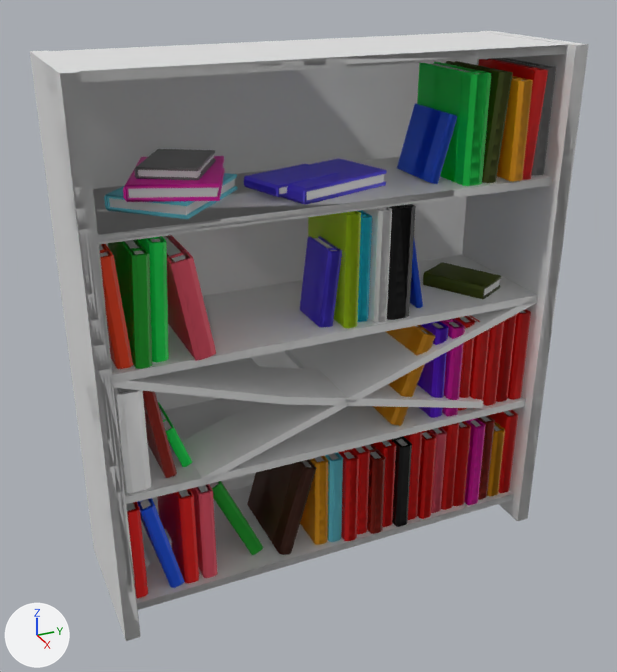
What one commit did to the FBX model Assets/Models/bookshelf/Bookshelf.fbx.
Both versions are drawn from a 50 mm lens placed at (9.49, -2.89, 7.95), pointed at (-0.02, 1.39, 3.19). The lights are fixed; the arrows at lower left show +X, +Y and +Z. Where no turn or scale is listed for an object, it has been applied to the vertices. Vertices at the same position are counted once.

Objects in the first picture: '1', '2', '3', '4', 'Ramp1', 'Ramp2', 'books10', 'books4', 'holes 1', 'holes 2', 'no holes', 'whole'.
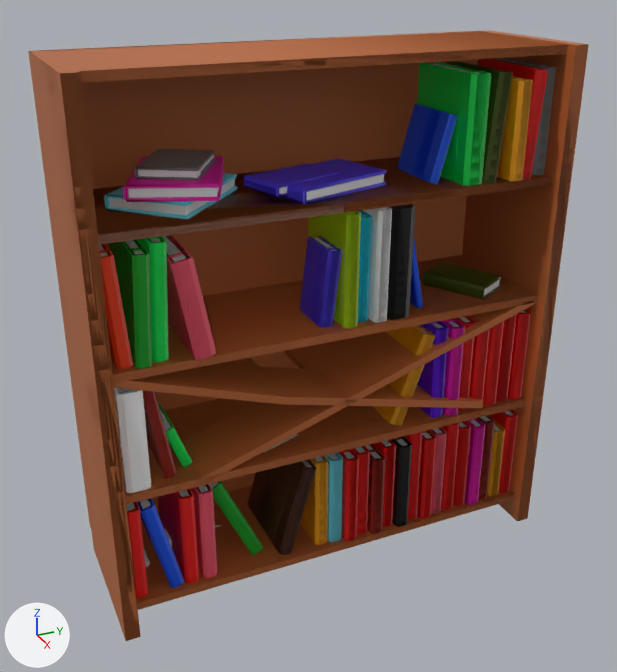
What differs and where, as boxes [x1, y1, x2, y2] in the pictures (617 x 672 px):
'holes 1', reshaped: before [80, 38, 575, 625]; after [28, 31, 575, 625]
'Ramp2', recoloured: [182, 296, 538, 484] in both
'Ramp1', recoloured: [113, 357, 483, 408] in both
part 1 of me_cube_010, built on: before [83, 60, 475, 283]; after [42, 31, 477, 527]
part 2 of me_cube_010, recoloured: [60, 45, 588, 615] in both
part 3 of me_cube_002, built on: before [84, 107, 296, 508]; after [49, 37, 477, 509]
part 4 of me_cube_002, recoloured: [45, 31, 571, 641] in both
part 5 of me_cube_001, built on: before [82, 59, 477, 509]; after [54, 31, 479, 113]
part 6 of me_cube_001, recoloured: [30, 31, 589, 640] in both
part 7 of me_cube_009, built on: before [82, 59, 477, 284]; after [28, 31, 480, 526]
part 8 of me_cube_009, recoloured: [82, 38, 575, 625] in both

The change, as a list of edits to the scene's bpy script:
```text
Add mat_material_209:
    mat_material_209 = principled_material('Material.209')
    mat_material_209.base_color = (0.467, 0.128, 0.0323)  # orange #b66432
Add mat_material_041:
    mat_material_041 = principled_material('Material.041')
    mat_material_041.base_color = (0.467, 0.128, 0.0323)  # orange #b66432
Add mat_material_042:
    mat_material_042 = principled_material('Material.042')
    mat_material_042.base_color = (0.467, 0.128, 0.0323)  # orange #b66432
Add mat_material_230:
    mat_material_230 = principled_material('Material.230')
    mat_material_230.base_color = (0.467, 0.128, 0.0323)  # orange #b66432
Change me_cube_009:
    remove me_cube_009.from_pydata(...)  # 98 vertices, 91 faces; spans x -0.91..1.09, y -3.08..3.15, z -3.35..3.58
    add me_cube_009.from_pydata(...)  # 105 vertices, 99 faces; spans x -1.04..1.09, y -3.08..3.15, z -3.35..3.58
    me_cube_009 part 7
    2 vertices are removed from x -0.91, y -3.03..2.97, z -3.04
    10 faces are deleted
    2 vertices move from x -0.91, y 2.97, z 3.47..3.58 to x -0.91, y 3.14, z 3.47..3.58
    4 vertices are added at (-0.91, -3.08, -2.97), (-0.91, 3.14, -2.97), (-1.04, -3.08, -2.97), (-1.04, 3.14, -2.97)
    5 new vertices lie (-0.13, 0.0, 0.0) away from vertices in x -0.91, y -3.08..2.97, z 3.47..3.58
    18 new faces join them
    me_cube_009 part 8: 89 faces spanning x -0.91..1.09, y -3.08..3.15, z -3.35..3.58 switch from mat_material_208 (white #e7e7e7) to mat_material_209 (orange #b66432)
Change me_cube_007:
    where me_cube_007.from_pydata(...)  # 16 vertices, 14 faces; spans x -1.16..0.69, y -1.54..3.35, z -2.32..-0.6
    remove me_cube_007.materials.append(mat_material_166)  # white #e7e7e7
    add me_cube_007.materials.append(mat_material_167)  # orange #b66432
Change me_cube_008:
    where me_cube_008.from_pydata(...)  # 16 vertices, 14 faces; spans x -1.16..0.69, y -2.65..2.59, z -2.19..-0.6
    remove me_cube_008.materials.append(mat_material_187)  # white #e7e7e7
    add me_cube_008.materials.append(mat_material_188)  # orange #b66432
Change me_cube_001:
    remove me_cube_001.from_pydata(...)  # 2006 vertices, 2096 faces; spans x -1.04..0.96, y -4.91..1.33, z -5.97..0.97
    add me_cube_001.from_pydata(...)  # 2012 vertices, 2103 faces; spans x -1.09..0.96, y -4.91..1.33, z -5.97..0.97
    me_cube_001 part 5: 2 vertices removed from x -1.04, y -4.85..1.15, z -5.65; 8 vertices added at x -1.09..-1.04, y -4.85..1.15, z -5.66..0.96
    me_cube_001 part 6: 41 faces spanning x -1.04..0.96, y -4.91..1.33, z -5.97..0.97 switch from mat_material_040 (white #e7e7e7) to mat_material_041 (orange #b66432)
Change me_cube_010:
    remove me_cube_010.from_pydata(...)  # 98 vertices, 91 faces; spans x -0.91..1.09, y -3.08..3.15, z -3.35..3.58
    add me_cube_010.from_pydata(...)  # 105 vertices, 99 faces; spans x -1.01..1.09, y -3.08..3.15, z -3.35..3.58
    me_cube_010 part 1
    3 vertices are removed from x -0.91, y -3.03..2.97, z -3.04..3.58
    13 faces are deleted
    2 vertices move from x -0.91, y -3.08..-3.03, z 3.47..3.58 to x -0.91, y -3.08, z 3.47..3.58
    5 vertices are added at (-0.91, -3.08, -3.02), (-0.91, 3.14, -3.02), (-1.01, -3.08, -3.02), (-1.01, 3.14, -3.02), (-0.91, -3.08, 3.58)
    5 new vertices lie (-0.1, 0.0, 0.0) away from vertices in x -0.91, y -3.08..3.14, z 3.47..3.58
    21 new faces join them
    me_cube_010 part 2: 84 faces spanning x -0.91..1.09, y -3.08..3.15, z -3.35..3.58 switch from mat_material_229 (white #e7e7e7) to mat_material_230 (orange #b66432)
Change me_cube_002:
    remove me_cube_002.from_pydata(...)  # 98 vertices, 88 faces; spans x -0.91..1.09, y -3.08..3.15, z -3.35..3.58
    add me_cube_002.from_pydata(...)  # 105 vertices, 96 faces; spans x -0.97..1.09, y -3.08..3.15, z -3.35..3.58
    me_cube_002 part 3
    2 vertices are removed from x -0.91, y -3.03..2.97, z -3.04
    2 faces are deleted
    4 vertices are added at (-0.91, -3.03, -3.0), (-0.91, 2.97, -3.0), (-0.97, -3.03, -3.0), (-0.97, 2.97, -3.0)
    5 new vertices lie (-0.06, 0.0, 0.0) away from vertices in x -0.91, y -3.03..2.97, z 3.47..3.58
    10 new faces join them
    me_cube_002 part 4: 86 faces spanning x -0.91..1.09, y -3.08..3.15, z -3.35..3.58 switch from mat_material_043 (white #e7e7e7) to mat_material_042 (orange #b66432)
```
